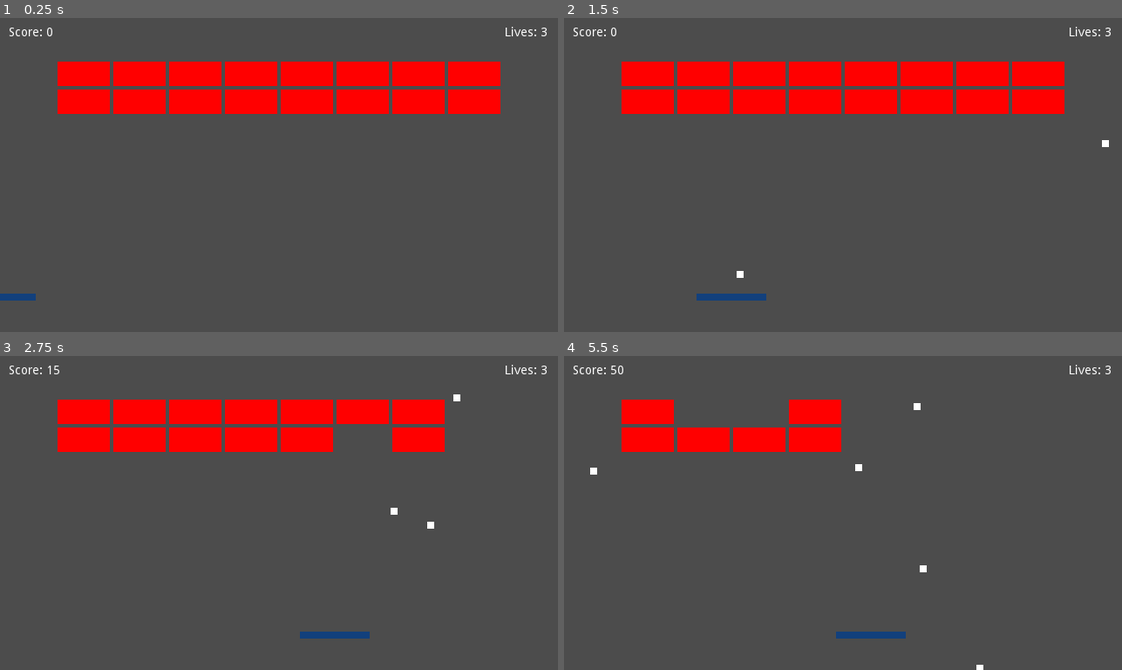
Above: before the commit, frames 1-4 (two rows, left to right).
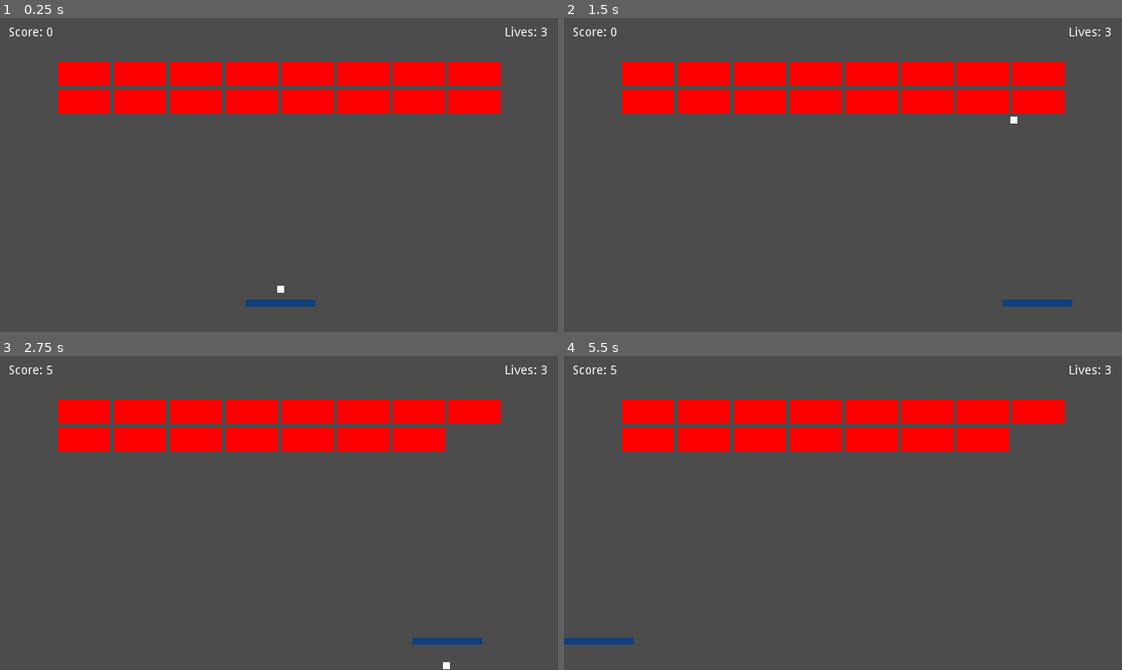
Above: after the commit, the same moments.

Repository: Boyquotes/godot-bricks
Game: Godot game, scene res://levels/World.tscn
The game is run twice, just before and just after one commit, with the same random seed, the same clock (stepped at 60 frames per second) and the same inputs.
Inputs (mouse positions are in pixels of both pictures, inside the frame that each line leads up to):
- Up to frame 1 (0.25 s): no input
- Up to frame 2 (1.5 s): tap Enter (ui_accept) at 0.5, 1.35 s; move the mouse to (965, 159) at 0.52 s; hold Right (ui_right) 0.53-1.28 s; hold Enter (ui_accept) 0.53-1.28 s; click (965, 159) at 0.67 s; move the mouse to (731, 190) at 1.27 s; hold Left (ui_left) from 1.28 s (still down); click (731, 190) at 1.42 s
- Up to frame 3 (2.75 s): tap Enter (ui_accept) at 1.52, 1.82 s; move the mouse to (334, 443) at 2.02 s; release Left (ui_left) at 2.03 s; hold Right (ui_right) from 2.03 s (still down); hold Enter (ui_accept) from 2.03 s (still down); click (334, 443) at 2.17 s
- Up to frame 4 (5.5 s): move the mouse to (815, 575) at 2.77 s; release Enter (ui_accept) at 2.78 s; tap Enter (ui_accept) at 2.85, 3.02, 3.32, 4.35, 4.52, 4.82 s; click (815, 575) at 2.92 s; move the mouse to (1010, 560) at 3.52 s; release Right (ui_right) at 3.53 s; hold Enter (ui_accept) 3.53-4.28 s; hold Left (ui_left) from 3.53 s (still down); click (1010, 560) at 3.67 s; move the mouse to (675, 465) at 4.27 s; click (675, 465) at 4.42 s; move the mouse to (870, 513) at 5.02 s; hold Enter (ui_accept) from 5.03 s (still down); click (870, 513) at 5.17 s

The runs differ from the first frame. In frame 1, 0.4% of the frame differs, in the area x 0-57%, y 85-92%; in frame 2, 0.6%; in frame 3, 2.2%; in frame 4, 7.2%, in the area x 0-90%, y 3-100%.

Commit message:
switching controls to keyboard

Diff:
--- a/levels/Paddle.gd
+++ /dev/null
@@ -1,16 +0,0 @@
-extends KinematicBody2D
-
-const ball_scene = preload("res://objects/Ball.tscn")
-
-# Called when the node enters the scene tree for the first time.
-func _ready():
-  set_physics_process(true)
-
-func _physics_process(delta):
-  set_position(Vector2(get_viewport().get_mouse_position().x, position.y))
-
-func _input(event):
-  if event is InputEventMouseButton && event.is_pressed():
-    var ball = ball_scene.instance()
-    ball.set_position(position - Vector2(0, 16))
-    get_tree().get_root().add_child(ball)
--- a/levels/World.gd
+++ b/levels/World.gd
@@ -4,6 +4,7 @@
 
 func _ready():
   $HUD/HBoxContainer/Score.text = "Score: 0"
+  $Paddle.respawn()
 
 func set_score(_score):
   score = _score
--- a/levels/World.tscn
+++ b/levels/World.tscn
@@ -9,7 +9,7 @@
 script = ExtResource( 1 )
 
 [node name="Paddle" parent="." instance=ExtResource( 2 )]
-position = Vector2( 320, 320 )
+position = Vector2( 322.486, 326.792 )
 
 [node name="Walls" type="StaticBody2D" parent="."]
 editor/display_folded = true
--- a/objects/Ball.tscn
+++ b/objects/Ball.tscn
@@ -1,6 +1,6 @@
 [gd_scene load_steps=5 format=2]
 
-[ext_resource path="res://levels/Ball.gd" type="Script" id=1]
+[ext_resource path="res://objects/Ball.gd" type="Script" id=1]
 [ext_resource path="res://assets/textures/sprites/ball.png" type="Texture" id=2]
 
 [sub_resource type="PhysicsMaterial" id=1]
--- /dev/null
+++ b/objects/Paddle.gd
@@ -0,0 +1,41 @@
+extends KinematicBody2D
+
+export (int) var speed = 300
+export (int) var acceleration = 35
+
+var spawning = false
+var velocity = Vector2()
+const ball_scene = preload("res://objects/Ball.tscn")
+
+# Called when the node enters the scene tree for the first time.
+func _ready():
+  $Ball/Collision.disabled = true
+
+func _physics_process(delta):
+  var _v = 0
+  # zero the velocity once we hit a wall
+  if is_on_wall():
+    velocity = Vector2()
+  # set the new direction and speed depening on which buttons we press
+  if Input.is_action_pressed('ui_right'):
+    _v += speed
+  if Input.is_action_pressed('ui_left'):
+    _v -= speed
+  # find the difference between our desired velocity and our current velocity
+  _v -= velocity.x
+  #  keep the change between our max and min acceleration
+  velocity += Vector2(clamp(_v, -acceleration, acceleration), 0)
+  # move the object by that amount
+  move_and_slide(velocity)
+
+func _input(event):
+  if spawning and Input.is_action_pressed('ui_accept'):
+    spawning = false
+    $Ball.hide()
+    var ball = ball_scene.instance()
+    ball.set_position($Ball.global_position)
+    get_tree().get_root().add_child(ball)
+
+func respawn():
+  spawning = true
+  $Ball.show()
--- a/objects/Paddle.tscn
+++ b/objects/Paddle.tscn
@@ -1,7 +1,8 @@
-[gd_scene load_steps=4 format=2]
+[gd_scene load_steps=5 format=2]
 
-[ext_resource path="res://levels/Paddle.gd" type="Script" id=1]
+[ext_resource path="res://objects/Paddle.gd" type="Script" id=1]
 [ext_resource path="res://assets/textures/sprites/paddle.png" type="Texture" id=2]
+[ext_resource path="res://objects/Ball.tscn" type="PackedScene" id=3]
 
 [sub_resource type="RectangleShape2D" id=1]
 extents = Vector2( 40, 4 )
@@ -23,3 +24,9 @@
 
 [node name="Anchor" type="Position2D" parent="."]
 position = Vector2( 0, 32 )
+
+[node name="Ball" parent="." instance=ExtResource( 3 )]
+visible = false
+position = Vector2( 0, -16 )
+mode = 1
+linear_velocity = Vector2( 0, 0 )
--- a/project.godot
+++ b/project.godot
@@ -24,6 +24,37 @@
 window/size/width=640
 window/size/height=360
 
+[input]
+
+ui_left={
+"deadzone": 0.5,
+"events": [ Object(InputEventKey,"resource_local_to_scene":false,"resource_name":"","device":0,"alt":false,"shift":false,"control":false,"meta":false,"command":false,"pressed":false,"scancode":16777231,"unicode":0,"echo":false,"script":null)
+, Object(InputEventJoypadButton,"resource_local_to_scene":false,"resource_name":"","device":0,"button_index":14,"pressure":0.0,"pressed":false,"script":null)
+, Object(InputEventKey,"resource_local_to_scene":false,"resource_name":"","device":0,"alt":false,"shift":false,"control":false,"meta":false,"command":false,"pressed":false,"scancode":65,"unicode":0,"echo":false,"script":null)
+ ]
+}
+ui_right={
+"deadzone": 0.5,
+"events": [ Object(InputEventKey,"resource_local_to_scene":false,"resource_name":"","device":0,"alt":false,"shift":false,"control":false,"meta":false,"command":false,"pressed":false,"scancode":16777233,"unicode":0,"echo":false,"script":null)
+, Object(InputEventJoypadButton,"resource_local_to_scene":false,"resource_name":"","device":0,"button_index":15,"pressure":0.0,"pressed":false,"script":null)
+, Object(InputEventKey,"resource_local_to_scene":false,"resource_name":"","device":0,"alt":false,"shift":false,"control":false,"meta":false,"command":false,"pressed":false,"scancode":68,"unicode":0,"echo":false,"script":null)
+ ]
+}
+ui_up={
+"deadzone": 0.5,
+"events": [ Object(InputEventKey,"resource_local_to_scene":false,"resource_name":"","device":0,"alt":false,"shift":false,"control":false,"meta":false,"command":false,"pressed":false,"scancode":16777232,"unicode":0,"echo":false,"script":null)
+, Object(InputEventJoypadButton,"resource_local_to_scene":false,"resource_name":"","device":0,"button_index":12,"pressure":0.0,"pressed":false,"script":null)
+, Object(InputEventKey,"resource_local_to_scene":false,"resource_name":"","device":0,"alt":false,"shift":false,"control":false,"meta":false,"command":false,"pressed":false,"scancode":87,"unicode":0,"echo":false,"script":null)
+ ]
+}
+ui_down={
+"deadzone": 0.5,
+"events": [ Object(InputEventKey,"resource_local_to_scene":false,"resource_name":"","device":0,"alt":false,"shift":false,"control":false,"meta":false,"command":false,"pressed":false,"scancode":16777234,"unicode":0,"echo":false,"script":null)
+, Object(InputEventJoypadButton,"resource_local_to_scene":false,"resource_name":"","device":0,"button_index":13,"pressure":0.0,"pressed":false,"script":null)
+, Object(InputEventKey,"resource_local_to_scene":false,"resource_name":"","device":0,"alt":false,"shift":false,"control":false,"meta":false,"command":false,"pressed":false,"scancode":83,"unicode":0,"echo":false,"script":null)
+ ]
+}
+
 [rendering]
 
 environment/default_environment="res://default_env.tres"
